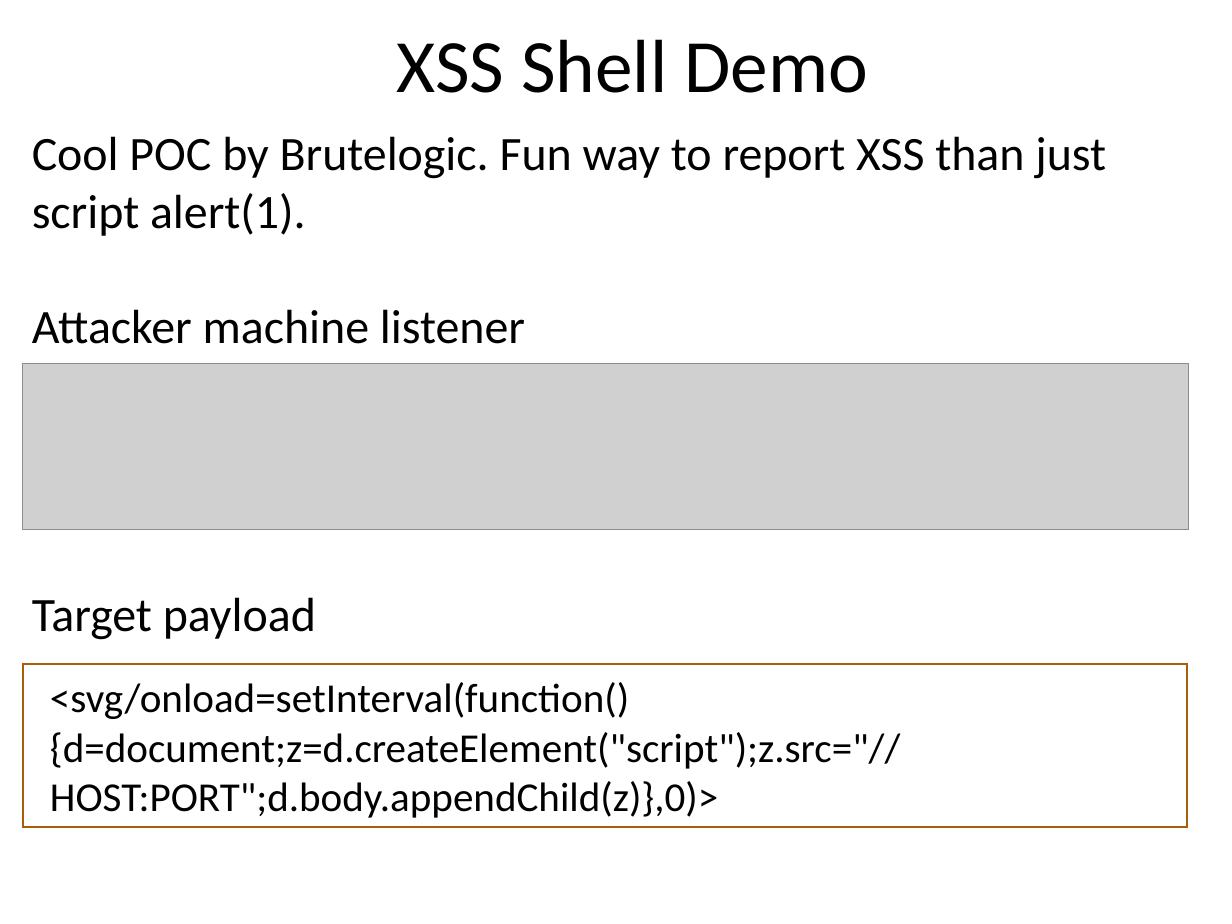
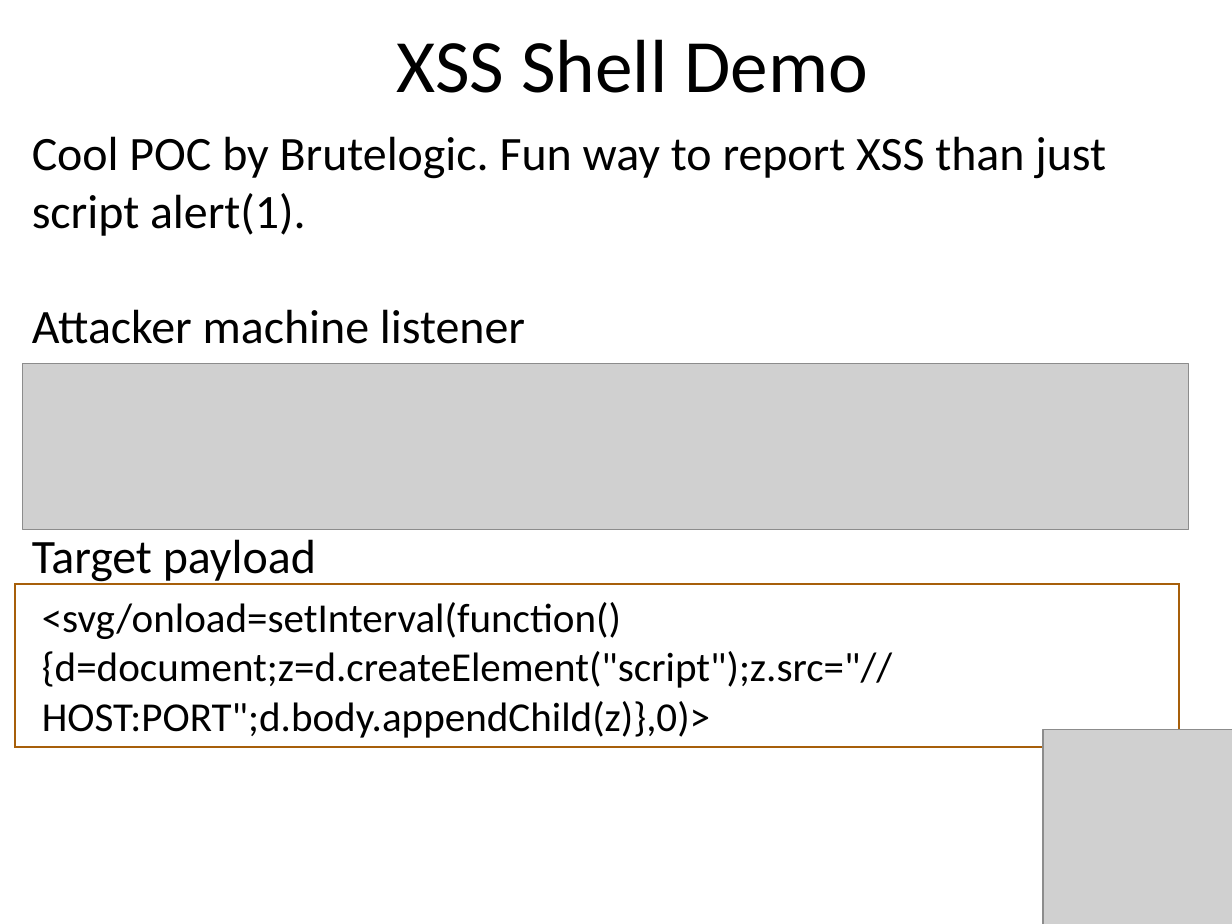
Before and after one commit to snoopysecurity/Public, a slide deck: slide 35 of Presentations/SHU Hacksoc/xss primer- snoopy security (2).ppt. Drawn at 1232x924 pixels with LibreOffice and Linux fonts; fonts in the diff are those of the drawing; grey boxes stand for pictures; background and template pictures are left out. Boxes give left, top, right and bottom in pixels: in the first picture for what was removed or moved away, otherwise in the second. Text is boxed around its words. In the diff, an @@ line names an element or a change of style, - is before the commit and + after.

```diff
--- a/Presentations/SHU Hacksoc/xss primer- snoopy security (2).ppt
+++ b/Presentations/SHU Hacksoc/xss primer- snoopy security (2).ppt
@@ text "Cool POC by Brutelogic. Fun ..." rewrapped from box(32, 136, 1106, 640) to box(32, 136, 1106, 585) @@
@@ rectangle "<svg/onload=setInterval(function(){d=document;z=d.createElem ...": place and size @@
-rectangle "<svg/onload=setInterval(function(){d=document;z=d.createElem ..." at box(23, 664, 1188, 827)
+rectangle "<svg/onload=setInterval(function(){d=document;z=d.createElem ..." at box(15, 584, 1179, 747)
@@ picture added at box(1044, 729, 1232, 924) @@
```
Also in this commit, not shown: 36 other slides changed.
